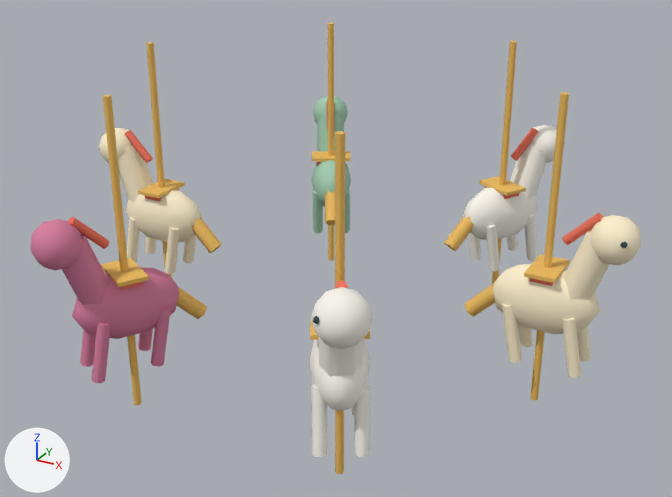
What one commit did to the glTF model games/brightway-park/public/art/models/carousel_rotor.glb.
Both versions are drawn from a camera (50 mm lens) standing at (4.51, -8.16, 5.58) and looking at (0.09, -0.12, 1.56). Arrows for +X, +Y and +Z are at lower left; the lights stay in place. The picture after the commit comes second. Where no turn or scale is listed for an object, it has been applied to the vertices.

Names of what the first picture shows: 'carousel_rotor_0', 'carousel_rotor_1', 'carousel_rotor_2', 'carousel_rotor_4', 'carousel_rotor_5', 'carousel_rotor_6' and 1 more.
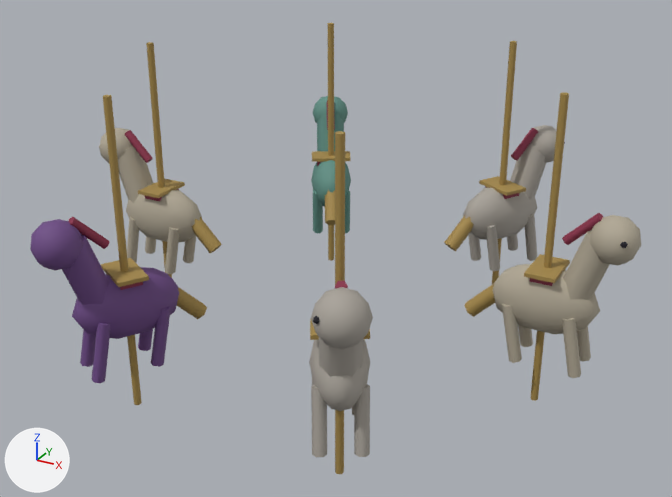
The edits, one by one:
Material 'Material_0' (mat_material_0) changes colour from orange #edbc5c to brown #a68a4a; in linear values from (0.847, 0.503, 0.107) to (0.381, 0.254, 0.0685).
Material 'Material_1' (mat_material_1) changes colour from beige #fff1cf to grey #b1a895; in linear values from (1.0, 0.88, 0.624) to (0.44, 0.392, 0.301).
Material 'Material_2' (mat_material_2) changes colour from red #ef7059 to red #8c2f4a; in linear values from (0.863, 0.162, 0.0999) to (0.262, 0.0284, 0.0685).
Material 'Material_4' (mat_material_4) changes colour from white #fbf7ee to grey #a9a39a; in linear values from (0.965, 0.93, 0.855) to (0.397, 0.366, 0.323).
Material 'Material_5' (mat_material_5) changes colour from pink #d77c9d to purple #6e4a86; in linear values from (0.68, 0.202, 0.337) to (0.156, 0.0685, 0.238).
Material 'Material_6' (mat_material_6) changes colour from green #a1cbb0 to cyan #5f8f84; in linear values from (0.356, 0.597, 0.434) to (0.114, 0.275, 0.231).

Boxes (x1, y1, x2, y2) around the edits, measured in the pictures (672 x 497 px):
'carousel_rotor_1', recoloured: (99, 128, 641, 378) in both
'carousel_rotor_0', recoloured: (101, 23, 570, 474) in both
'carousel_rotor_4', recoloured (white to grey): (309, 125, 557, 457) in both
'carousel_rotor_5', recoloured (darker): (30, 219, 179, 383) in both
'carousel_rotor_6', recoloured (green to cyan): (311, 96, 351, 233) in both
'carousel_rotor_2', recoloured: (69, 100, 603, 290) in both
